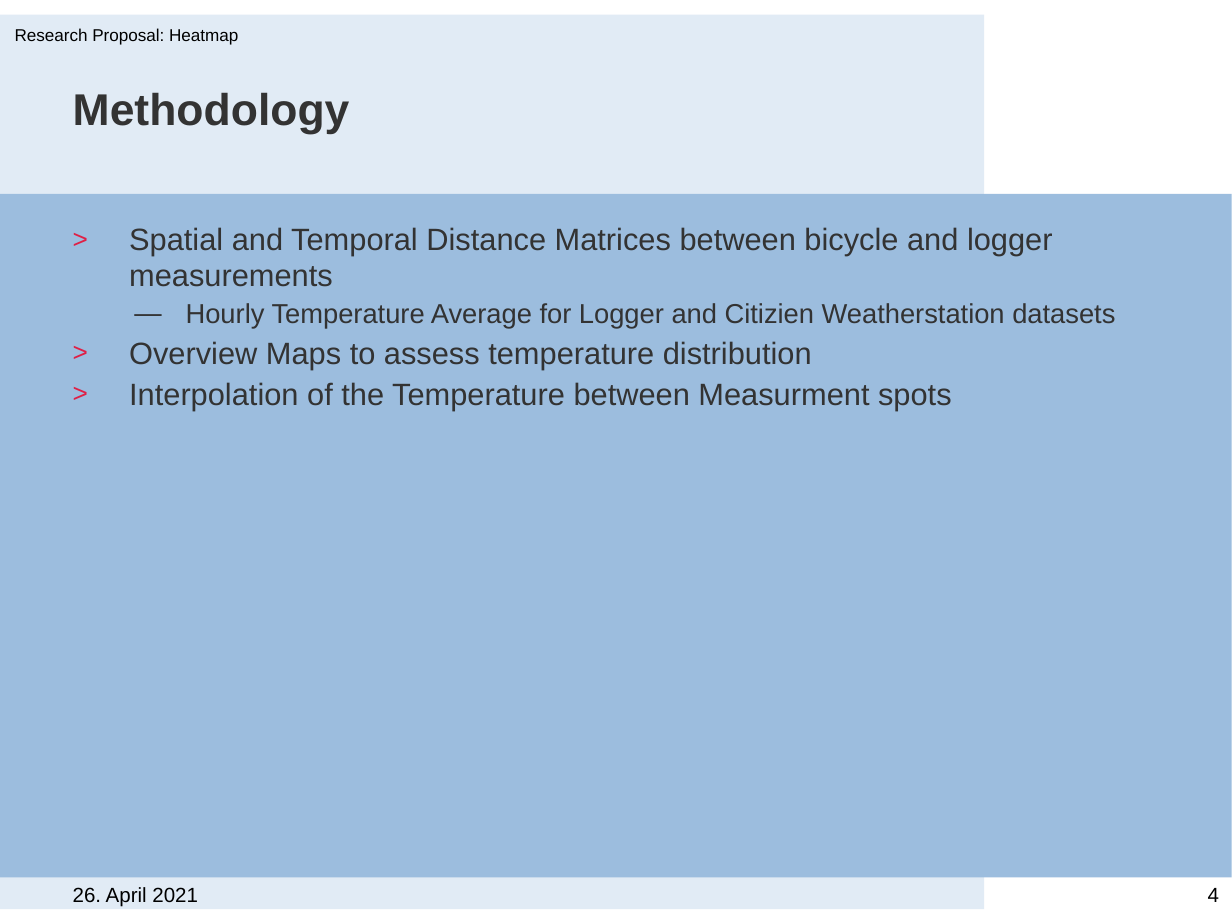
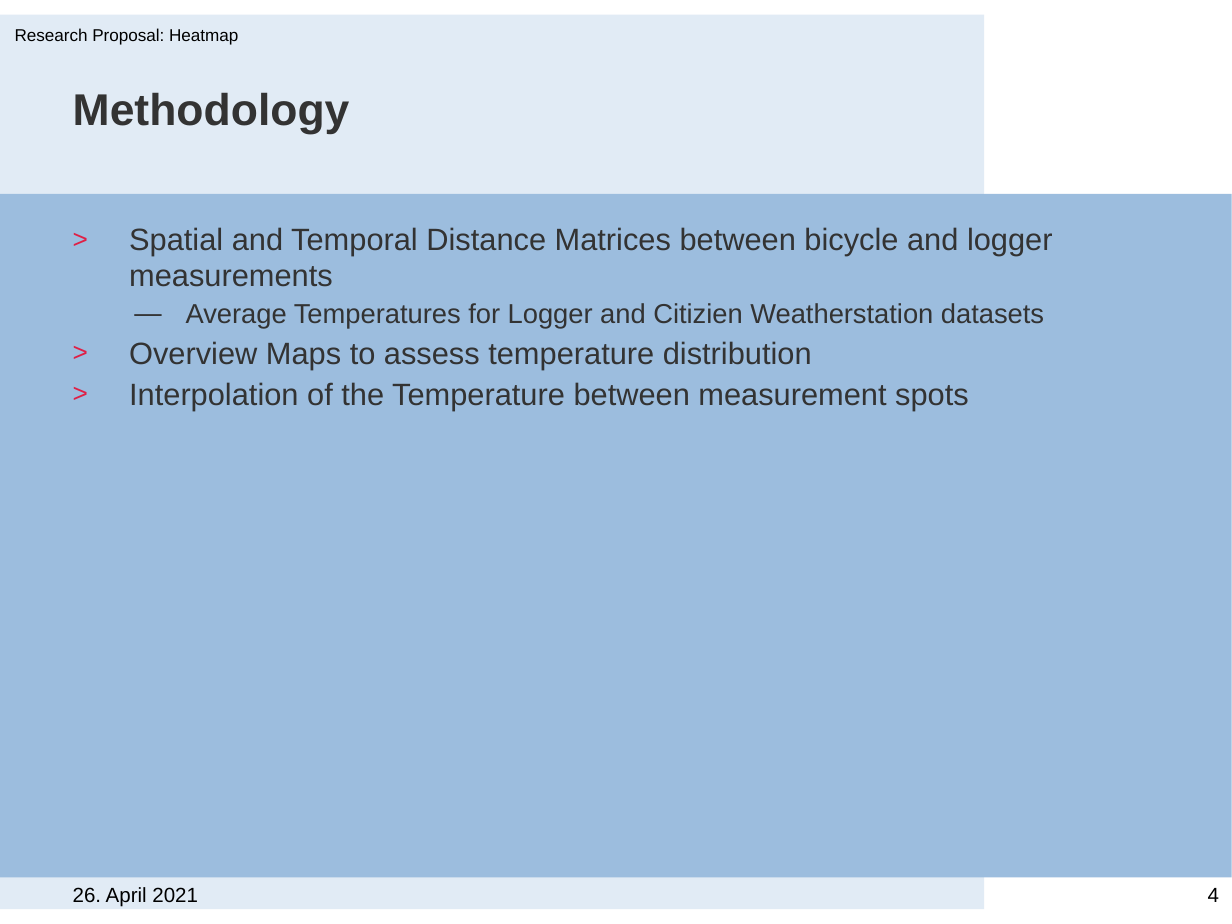
Before and after one commit to Brian6330/RIG-HeatMap, a slide deck: slide 4 of Presentations/Research Proposal Presentation.pptx. Drawn at 1232x924 pixels with LibreOffice and Linux fonts; fonts in the diff are those of the drawing; background and template pictures are left out. Boxes give left, top, right and bottom in pixels: in the first picture for what was removed or moved away, otherwise in the second. Text is boxed around its words. In the diff, an @@ line names an element or a change of style, - is before the commit and + after.

Commit message:
update ppt

```diff
--- a/Presentations/Research Proposal Presentation.pptx
+++ b/Presentations/Research Proposal Presentation.pptx
@@ text at (x1=186, y1=303, x2=1044, y2=329): text changed @@
-  — Hourly Temperature Average for Logger and Citizien Weatherstation datasets
+  — Average Temperatures for Logger and Citizien Weatherstation datasets
@@ text at (x1=129, y1=382, x2=969, y2=410): text changed @@
-> Interpolation of the Temperature between Measurment spots
+> Interpolation of the Temperature between measurement spots
```
Also in this commit, not shown: 2 other slides changed.
